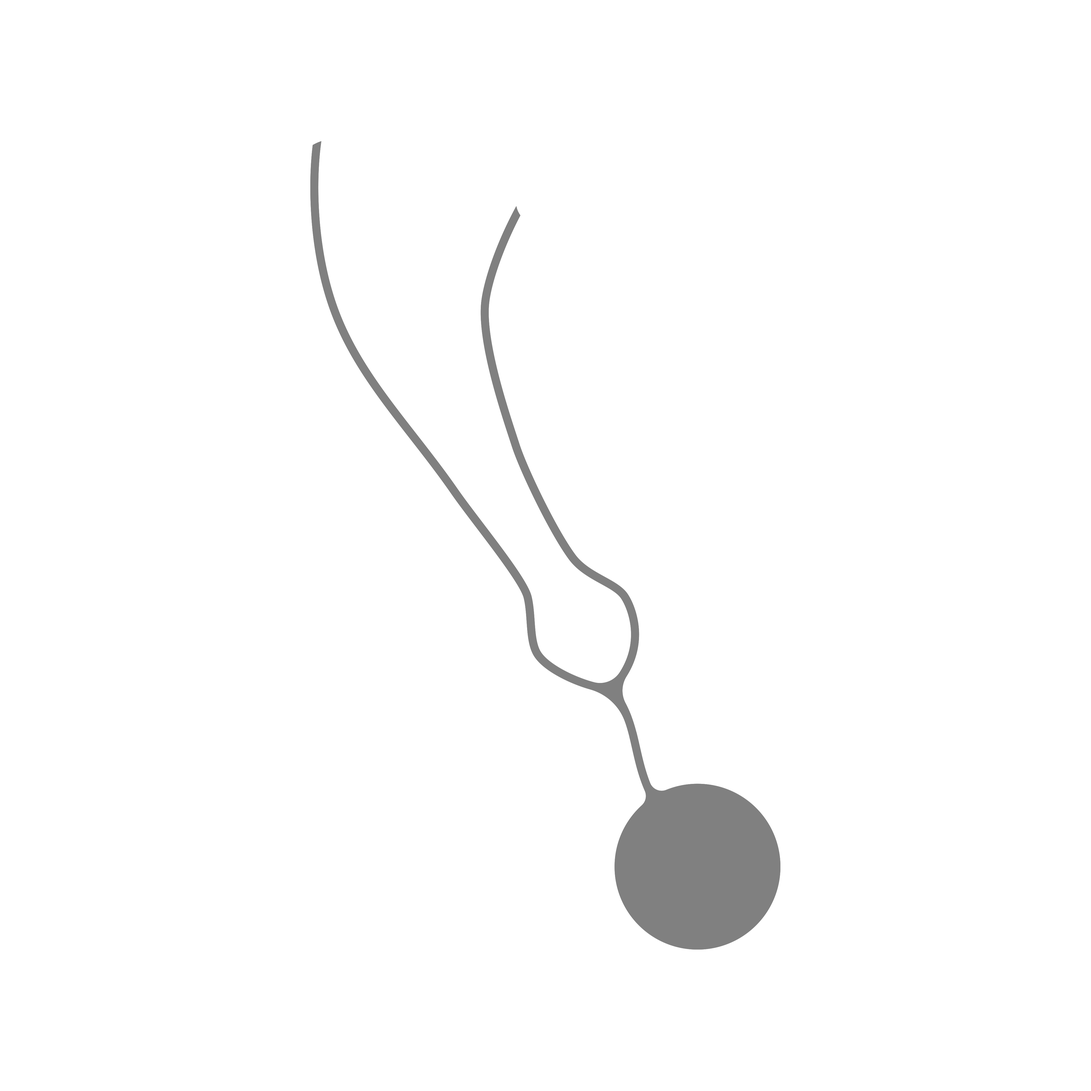
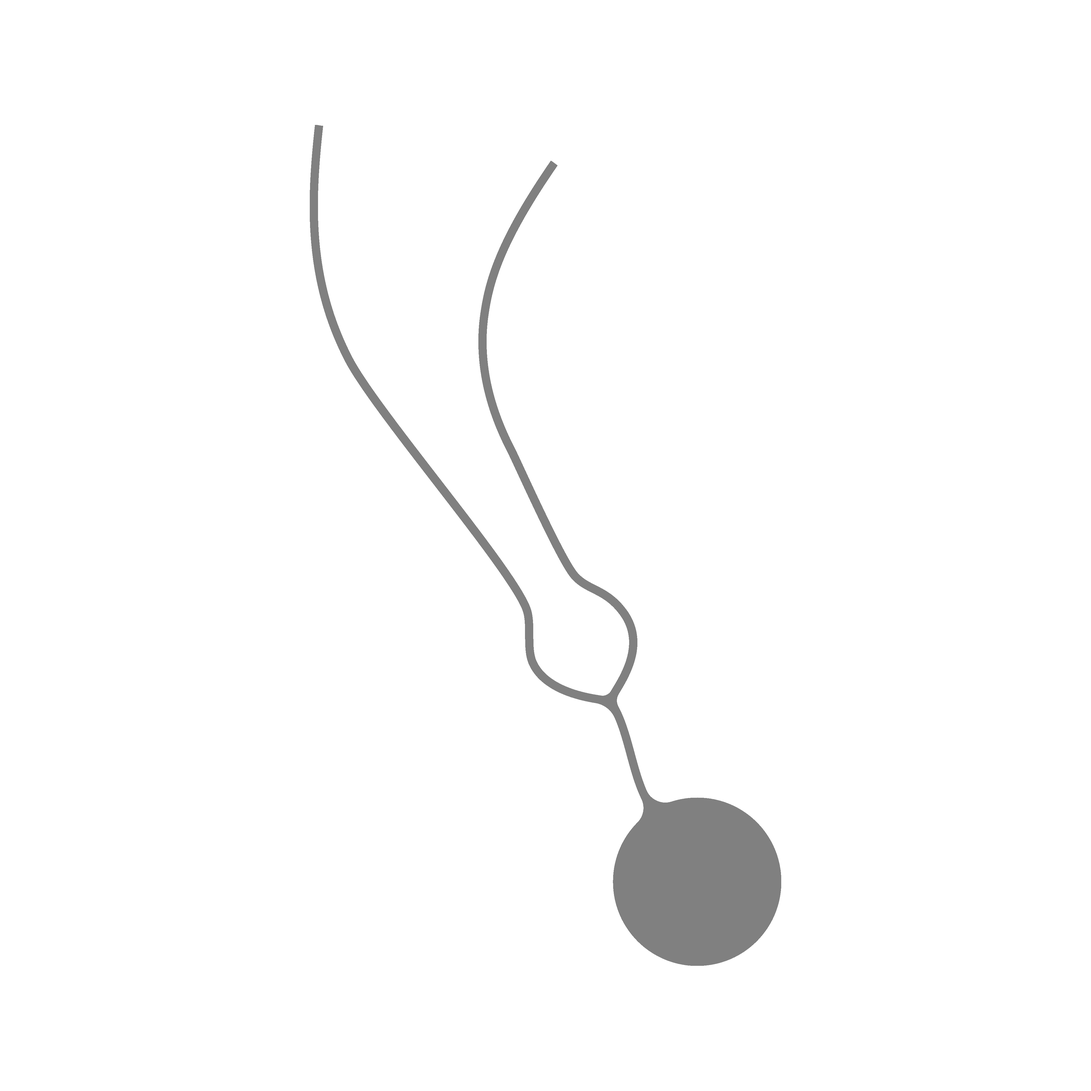
Before/after of a 1091 x 1091 layered artwork. What changed in the layer stack:
painted on "Layer 1" over box(309, 124, 782, 967)
